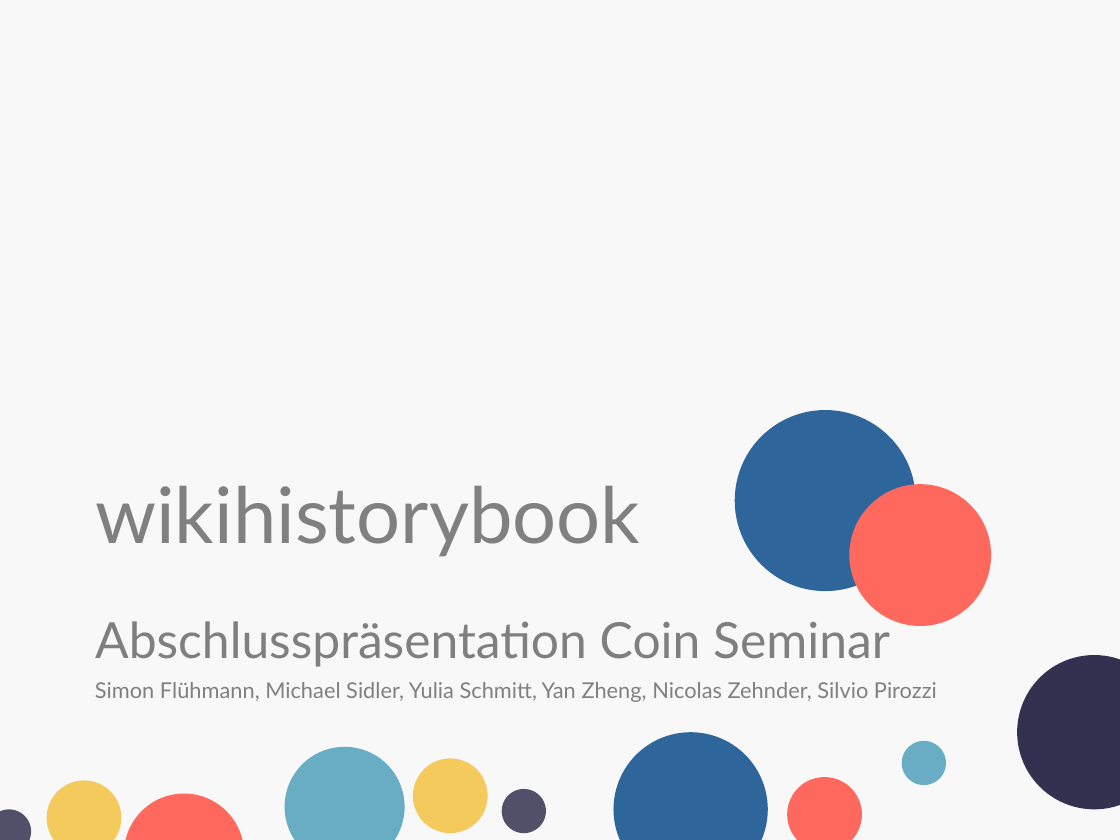
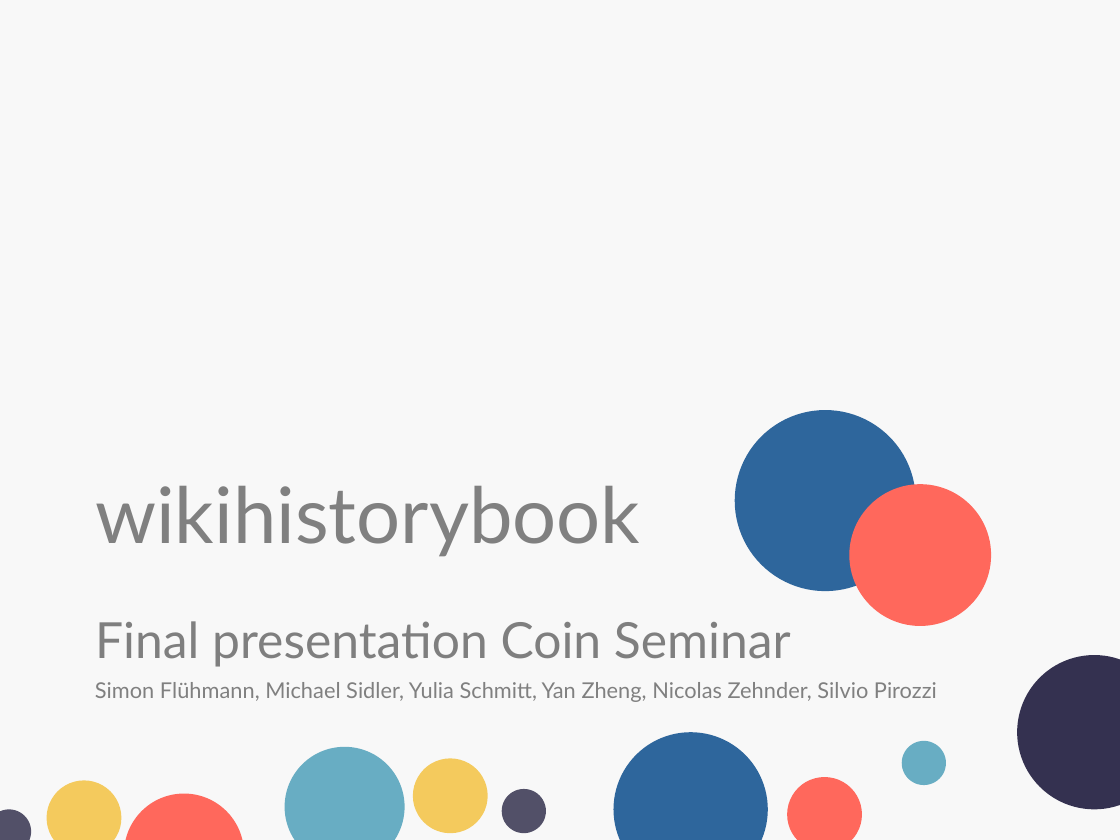
Before and after one commit to fluehmann/wikihistorybook, a slide deck: slide 1 of administration/Sprint presentations/Präsentation_Abschluss_wiki.pptx. Drawn at 1120x840 pixels with LibreOffice and Linux fonts; fonts in the diff are those of the drawing; background and template pictures are left out. Boxes give left, top, right and bottom in pixels: in the first picture for what was removed or moved away, otherwise in the second. Text is boxed around its words. In the diff, an @@ line names an element or a change of style, - is before the commit and + after.

```diff
--- a/administration/Sprint presentations/Präsentation_Abschluss_wiki.pptx
+++ b/administration/Sprint presentations/Präsentation_Abschluss_wiki.pptx
@@ subtitle at (95,621,791,667): text changed @@
-Abschlusspräsentation Coin Seminar
+Final presentation Coin Seminar
```
Also in this commit, not shown: 14 other slides changed.
